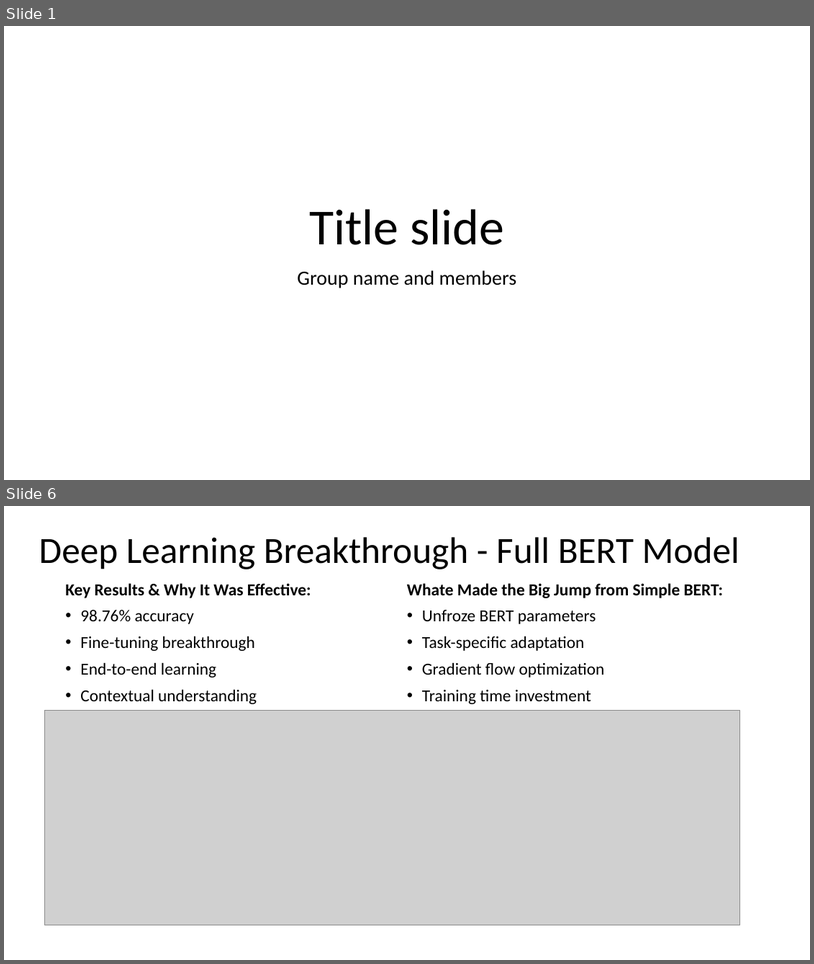
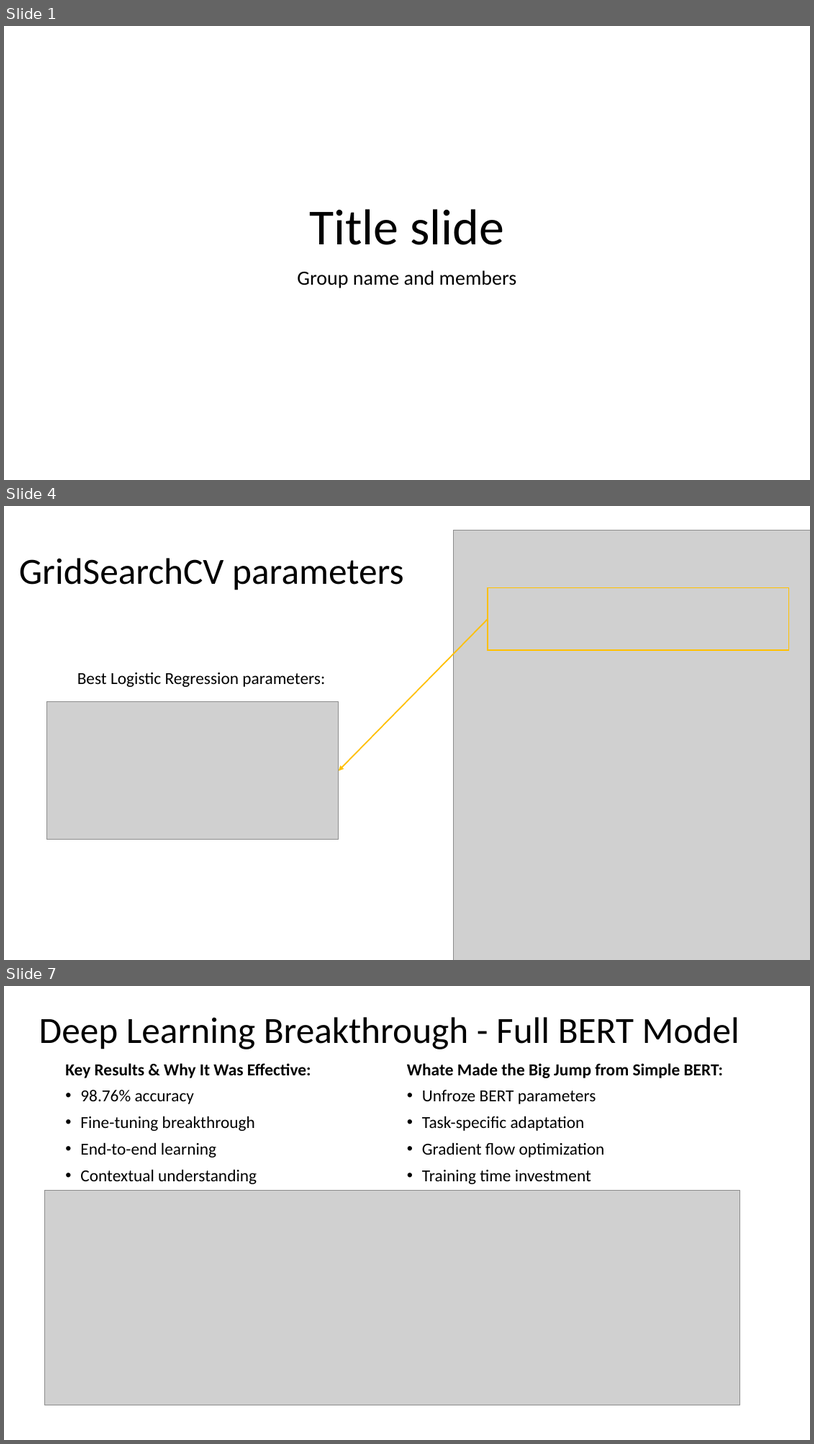
Before and after one commit to JeanDenisD/project-nlp-challenge, a slide deck: g2_presentation.pptx. Shown one above the other, each under a label of ours: slides 1 and 6 before the commit, slides 1, 4 and 7 after it; the slides between them are not shown. The pictures are 814x964 and 814x1444 pixels, drawn with LibreOffice and Linux fonts; fonts in the diff are those of the drawing; grey boxes stand for pictures; background and template pictures are left out. Boxes give left, top, right and bottom in pixels: in the first picture for what was removed or moved away, otherwise in the second. Text is boxed around its words. In the diff, an @@ line names an element or a change of style, - is before the commit and + after.

```diff
--- a/g2_presentation.pptx
+++ b/g2_presentation.pptx
@@ slide 4 added at box(4, 506, 810, 960), background #FFFFFF @@
@@ picture added at box(454, 530, 810, 960) @@
@@ title added at box(19, 558, 404, 590), 44 pt, text #000000 @@
+GridSearchCV parameters
@@ rectangle added at box(488, 588, 790, 651), outline #FFC000 1 pt @@
@@ arrow added from (488, 619) to (339, 770), #FFC000 1.5 pt @@
@@ text added at box(77, 672, 325, 687), 20 pt, text #000000 @@
+Best Logistic Regression parameters:
@@ picture added at box(47, 702, 339, 839) @@
@@ what was slide 6 is now slide 7 @@
```
Also in this commit, not shown: 6 slides changed, 3 slides removed.
